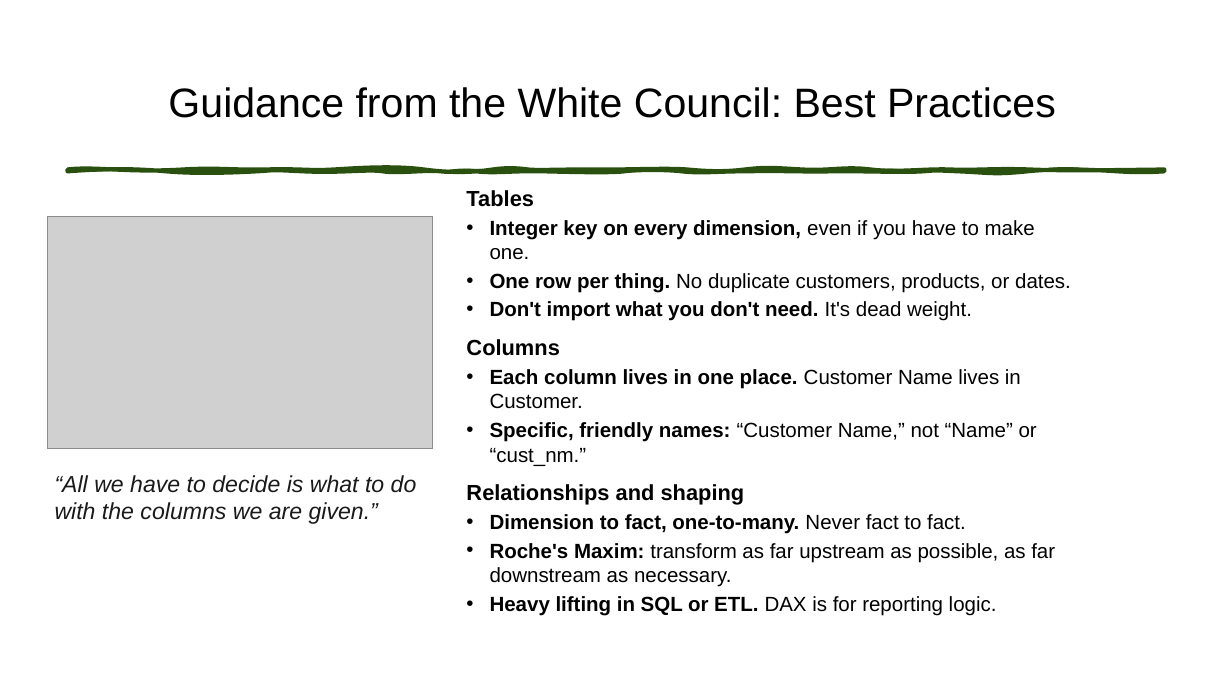
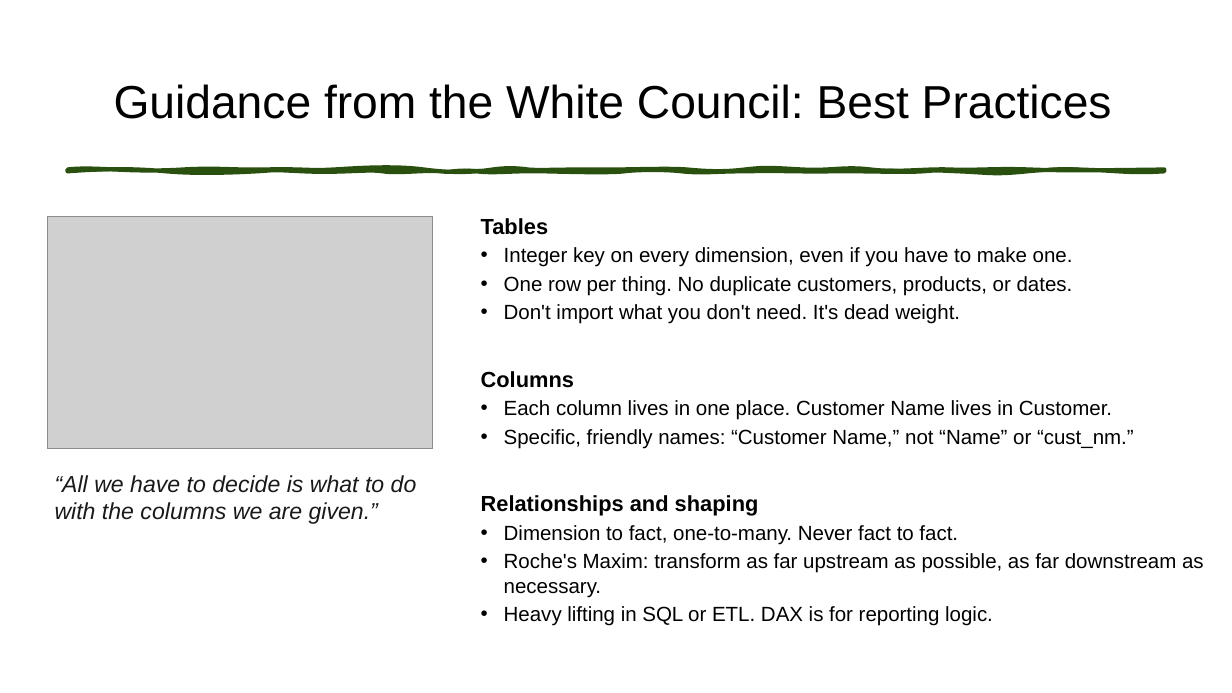
Before and after one commit to Anytsirk12/DataOnWheels, a slide deck: slide 15 of Presentations/Fellowship of the Star Schema/The Fellowship of the Star Schema Transforming OLTP Data for Power BI.pptx. Drawn at 1232x693 pixels with LibreOffice and Linux fonts; fonts in the diff are those of the drawing; grey boxes stand for pictures. Boxes give left, top, right and bottom in pixels: in the first picture for what was removed or moved away, otherwise in the second. Text is boxed around its words. In the diff, an @@ line names an element or a change of style, - is before the commit and + after.

```diff
--- a/Presentations/Fellowship of the Star Schema/The Fellowship of the Star Schema Transforming OLTP Data for Power BI.pptx
+++ b/Presentations/Fellowship of the Star Schema/The Fellowship of the Star Schema Transforming OLTP Data for Power BI.pptx
@@ title "Guidance from the White Council: ..." at <box>114,84,1112,119</box>: size 32 to 36 pt @@
@@ text "Tables": place and size @@
-text "Tables" at <box>466,190,1071,616</box>
+text "Tables" at <box>481,218,1204,626</box>
@@ text at <box>504,247,1204,626</box>: bold off in "Integer key on every dimension,", "One row per thing.", "Don't import what you don't need.", "Each column lives in one place." and 4 more places @@
```
Also in this commit, not shown: 9 other slides changed, 4 other files.
